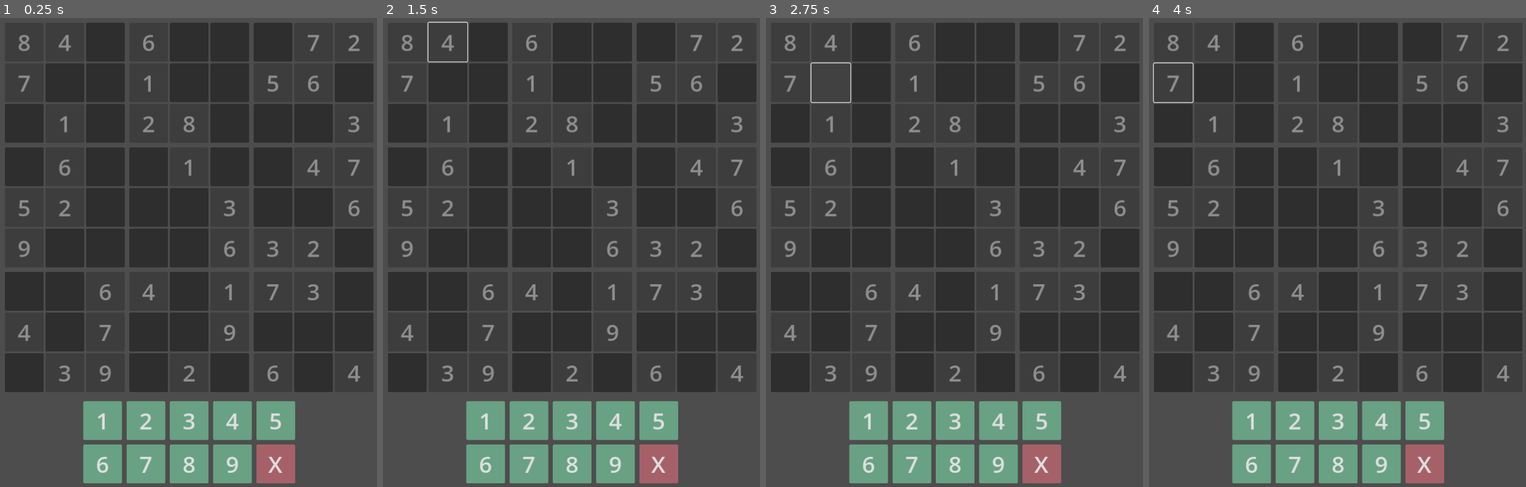
Above: before the commit, frames 1-4 (left to right).
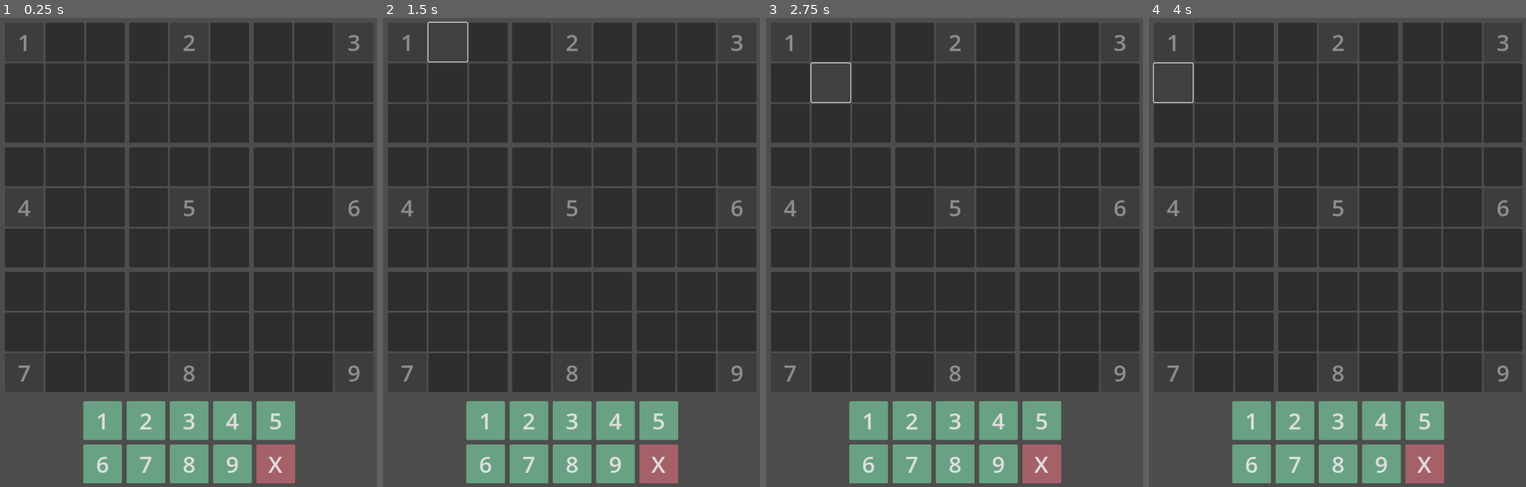
Above: after the commit, the same moments.

Repository: gitMickehh/soduku-recreation
Game: Godot game, scene res://soduku_scene.tscn
Two runs of this game, one before a commit and one after it. Both use one fixed random seed, a clock stepped at 60 frames per second and the inputs below.
Inputs (mouse positions are in pixels of both pictures, inside the frame that each line leads up to):
- Up to frame 1 (0.25 s): no input
- Up to frame 2 (1.5 s): click (488, 41) at 0.52 s; click (447, 41) at 1.27 s
- Up to frame 3 (2.75 s): click (830, 83) at 2.02 s
- Up to frame 4 (4 s): click (1254, 83) at 2.77 s; click (1171, 83) at 3.52 s

The runs differ from the first frame. In frame 1, 2.2% of the frame differs, in the area x 4-96%, y 3-78%; in frame 2, 2.2%; in frame 3, 2.2%; in frame 4, 2.2%.

Commit message:
duplicates now work i think yay 🥳 woo

Diff:
--- a/scripts/cell_data.gd
+++ b/scripts/cell_data.gd
@@ -4,3 +4,9 @@
 var content: int
 var auto_candidates: Array[int]
 var player_candidates: Array[int]
+
+static func new_cell_data(location: CellLocation, cntn: int) -> CellData:
+	var new_cell = CellData.new()
+	new_cell.cell_location = location
+	new_cell.content = cntn
+	return new_cell
--- a/scripts/cell_location.gd
+++ b/scripts/cell_location.gd
@@ -8,3 +8,6 @@
 	cell.index_identifier = ind_id
 	cell.parent_block_id = block_id
 	return cell
+
+func print_cell() -> String:
+	return "(" + str(index_identifier) + ", "  + str(parent_block_id) + ")"
--- a/scripts/game_container_manager.gd
+++ b/scripts/game_container_manager.gd
@@ -7,15 +7,25 @@
 @onready var horizontal_blocks_container_2: Horizontal_Boxes_Container = $"Whole_Game_Container/Soduku_Container/horizontal_blocks_container-2"
 @onready var horizontal_blocks_container_3: Horizontal_Boxes_Container = $"Whole_Game_Container/Soduku_Container/horizontal_blocks_container-3"
 
-var block_1: Array[int] = [8,4,0,7,0,0,0,1,0]
-var block_2: Array[int] = [6,0,0,1,0,0,2,8,0]
-var block_3: Array[int] = [0,7,2,5,6,0,0,0,3]
-var block_4: Array[int] = [0,6,0,5,2,0,9,0,0]
-var block_5: Array[int] = [0,1,0,0,0,3,0,0,6]
-var block_6: Array[int] = [0,4,7,0,0,6,3,2,0]
-var block_7: Array[int] = [0,0,6,4,0,7,0,3,9]
-var block_8: Array[int] = [4,0,1,0,0,9,0,2,0]
-var block_9: Array[int] = [7,3,0,0,0,0,6,0,4]
+#var block_1: Array[int] = [8,4,0,7,0,0,0,1,0]
+#var block_2: Array[int] = [6,0,0,1,0,0,2,8,0]
+#var block_3: Array[int] = [0,7,2,5,6,0,0,0,3]
+#var block_4: Array[int] = [0,6,0,5,2,0,9,0,0]
+#var block_5: Array[int] = [0,1,0,0,0,3,0,0,6]
+#var block_6: Array[int] = [0,4,7,0,0,6,3,2,0]
+#var block_7: Array[int] = [0,0,6,4,0,7,0,3,9]
+#var block_8: Array[int] = [4,0,1,0,0,9,0,2,0]
+#var block_9: Array[int] = [7,3,0,0,0,0,6,0,4]
+
+var block_1: Array[int] = [1,0,0,0,0,0,0,0,0]
+var block_2: Array[int] = [0,2,0,0,0,0,0,0,0]
+var block_3: Array[int] = [0,0,3,0,0,0,0,0,0]
+var block_4: Array[int] = [0,0,0,4,0,0,0,0,0]
+var block_5: Array[int] = [0,0,0,0,5,0,0,0,0]
+var block_6: Array[int] = [0,0,0,0,0,6,0,0,0]
+var block_7: Array[int] = [0,0,0,0,0,0,7,0,0]
+var block_8: Array[int] = [0,0,0,0,0,0,0,8,0]
+var block_9: Array[int] = [0,0,0,0,0,0,0,0,9]
 var blocks: Array[Block_Manager] = []
 
 var game_array = [block_1, block_2, block_3, block_4, block_5, block_6, block_7, block_8, block_9]
@@ -57,13 +67,4 @@
 	button.set_number_text(current_input)
 	game_array[solver.get_index_from_vector(button.cell_data.cell_location.parent_block_id)][button.cell_data.cell_location.index_identifier] = current_input
 
-	#if current_input == 0: return
-	# #i think i need to check for duplicats for all possible numbers in case of a zero
-
-	# #do a check on duplicates here
-	# #block duplicates
-	#var block_dupes = solver.get_instances_indexes_in_block(current_input, game_array[solver.get_index_from_vector(button.parent_block_id)])
-	#if block_dupes.size() > 1: print("There are duplicates")
-
 	var dupes = solver.find_duplicates_in_game_array(current_input, CellLocation.new_cell(button.cell_data.cell_location.index_identifier, button.cell_data.cell_location.parent_block_id), game_array)
-	print(dupes.size())
--- a/scripts/soduku_solver.gd
+++ b/scripts/soduku_solver.gd
@@ -3,74 +3,81 @@
 func _init() -> void:
 	pass
 
-func _get_horizontal_neighbor_block_vectors(vector: Vector2i) -> Array[Vector2i]:
+func _get_horizontal_neighbor_block_vectors(block_vector: Vector2i) -> Array[Vector2i]:
 	var return_array:Array[Vector2i] = []
 
 	for y in range(3):
-		if y == vector.y: continue
-		return_array.append(Vector2i(vector.x,y))
+		if y == block_vector.y: continue
+		return_array.append(Vector2i(block_vector.x,y))
 
 	return return_array
 
-func _get_vertical_neighbor_block_vectors(vector: Vector2i) -> Array[Vector2i]:
+func _get_vertical_neighbor_block_vectors(block_vector: Vector2i) -> Array[Vector2i]:
 	var return_array:Array[Vector2i] = []
 
 	for x in range(3):
-		if x == vector.x: continue
-		return_array.append(Vector2i(x, vector.y))
+		if x == block_vector.x: continue
+		return_array.append(Vector2i(x, block_vector.y))
 
 	return return_array
 
-func _get_horizontal_line_in_block(line_number: int, block:Array[int]) -> Array[int]:
-	var return_array: Array[int] = []
+func _get_horizontal_line_in_block(line_number: int, block_id:Vector2i, game_array) -> Array[CellData]:
+	var return_array: Array[CellData] = []
+	var block_index = get_index_from_vector(block_id)
 
 	line_number = clampi(line_number,0,2)
 	var starting_point = line_number * 3
 
-	return_array.append(block[starting_point])
-	return_array.append(block[starting_point + 1])
-	return_array.append(block[starting_point + 2])
+	return_array.append(CellData.new_cell_data(CellLocation.new_cell(starting_point, block_id), game_array[block_index][starting_point]))
+	return_array.append(CellData.new_cell_data(CellLocation.new_cell(starting_point + 1, block_id), game_array[block_index][starting_point + 1]))
+	return_array.append(CellData.new_cell_data(CellLocation.new_cell(starting_point + 2, block_id), game_array[block_index][starting_point + 2]))
 
 	return return_array
 
-func _get_vertical_line_in_block(line_number: int, block:Array[int]) -> Array[int]:
-	var return_array: Array[int] = []
+func _get_vertical_line_in_block(line_number: int, block_id:Vector2i, game_array) -> Array[CellData]:
+	var return_array: Array[CellData] = []
+	var block_index = get_index_from_vector(block_id)
 
 	line_number = clampi(line_number,0,2)
 	var jump = 3
 
-	return_array.append(block[line_number])
-	return_array.append(block[line_number + jump])
-	return_array.append(block[line_number + (jump * 2)])
+	return_array.append(CellData.new_cell_data(CellLocation.new_cell(line_number, block_id), game_array[block_index][line_number]))
+	return_array.append(CellData.new_cell_data(CellLocation.new_cell(line_number + jump, block_id), game_array[block_index][line_number + jump]))
+	return_array.append(CellData.new_cell_data(CellLocation.new_cell(line_number + (jump * 2), block_id), game_array[block_index][line_number + (jump * 2)]))
 
 	return return_array
 
-func _get_line_from_point(point: Vector2i, block_point: Vector2i, horizontal: bool, game_array) -> Array[int]:
+func _get_line_from_point(point: Vector2i, block_point: Vector2i, horizontal: bool, game_array) -> Array[CellData]:
 	var block_vectors_to_check
 
-	if horizontal: block_vectors_to_check = _get_horizontal_neighbor_block_vectors(point)
-	else: block_vectors_to_check = _get_vertical_neighbor_block_vectors(point)
+	if horizontal: block_vectors_to_check = _get_horizontal_neighbor_block_vectors(block_point)
+	else: block_vectors_to_check = _get_vertical_neighbor_block_vectors(block_point)
 
-	var return_array: Array[int] = []
+	var return_array: Array[CellData] = []
 
 	var point_index = get_index_from_vector(point)
+
+	#print("block: " + str(block_point) + ", blocks to check: " + str(block_vectors_to_check))
 
 	for block_vector in block_vectors_to_check:
 		if horizontal:
 			return_array.append_array(
-				_get_horizontal_line_in_block(point.x, game_array[get_index_from_vector(block_vector)])
+				_get_horizontal_line_in_block(point.x, block_vector ,game_array)
 			)
 		else:
 			return_array.append_array(
-				_get_vertical_line_in_block(point.y, game_array[get_index_from_vector(block_vector)])
+				_get_vertical_line_in_block(point.y, block_vector ,game_array)
 			)
 
 	return return_array
 
-func get_instances_indexes_in_block(number: int, block: Array[int]) -> Array[int]:
+func get_instances_indexes_in_block(number: int, number_index: int, block: Array[int]) -> Array[int]:
 	var index: int = 0
 	var ret_array: Array[int] = []
 	for cell in block:
+		if number_index == index:
+			index = index + 1
+			continue
 		if cell == number:
 			ret_array.append(index)
 		index = index + 1
@@ -87,32 +94,23 @@
 	var cell_vector = get_vector_from_index(cell_location.index_identifier)
 
 	#check block
-	var points_in_block = get_instances_indexes_in_block(number, game_array[get_index_from_vector(cell_location.parent_block_id)])
+	var points_in_block = get_instances_indexes_in_block(number, cell_location.index_identifier, game_array[get_index_from_vector(cell_location.parent_block_id)])
 	for cell in points_in_block:
 		return_array.append(CellLocation.new_cell(cell, cell_location.parent_block_id))
 
-	if return_array.size() == 1:
-		return_array.clear()
-
 	#check lines
 	#horizontal
-	var numbers_in_horizontal_line = _get_line_from_point(cell_vector, cell_location.parent_block_id, true, game_array)
-	var loop_index = 0
-	for num in numbers_in_horizontal_line:
-		if num == number:
-			var dupe_cell_location = (loop_index % 3) + (cell_vector.y * 3)
-			var location_of_neighbor_block = Vector2i(floor(loop_index/3), cell_location.parent_block_id.y)
-			return_array.append(CellLocation.new_cell(dupe_cell_location, location_of_neighbor_block))
-		loop_index = loop_index + 1
+	var cells_in_horizontal_line = _get_line_from_point(cell_vector, cell_location.parent_block_id, true, game_array)
+	for cell in cells_in_horizontal_line:
+		var block_index = get_index_from_vector(cell.cell_location.parent_block_id)
+		if game_array[block_index][cell.cell_location.index_identifier] == number:
+			return_array.append(cell.cell_location)
 
 	#vertical
 	var numbers_in_vertical_line = _get_line_from_point(cell_vector, cell_location.parent_block_id, false, game_array)
-	loop_index = 0
-	for num in numbers_in_vertical_line:
-		if num == number:
-			var dupe_cell_location = cell_vector.x + ((loop_index % 3) * 3)
-			var location_of_neighbor_block = Vector2i(cell_location.parent_block_id.x, floor(loop_index/3))
-			return_array.append(CellLocation.new_cell(dupe_cell_location, location_of_neighbor_block))
-		loop_index = loop_index + 1
+	for cell in numbers_in_vertical_line:
+		var block_index = get_index_from_vector(cell.cell_location.parent_block_id)
+		if game_array[block_index][cell.cell_location.index_identifier] == number:
+			return_array.append(cell.cell_location)
 
 	return return_array
